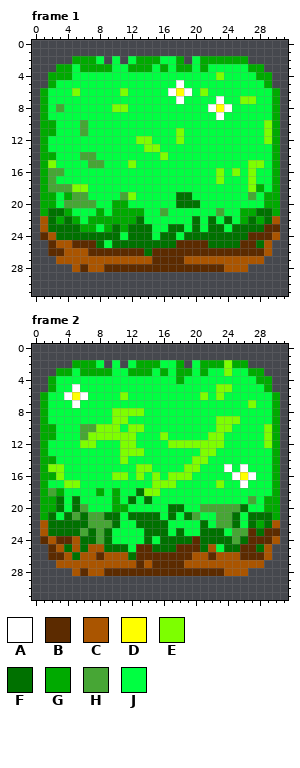
Edited in one commit: pixel-art file (res/TerrainSheet.aseprite). Above, as it was before the edit.
32x32 pixels, 25 frames. Colours within 5 levels of each other are drawn and written as one. Shown: frame 1, frame 2. The commit also changed other frames, which this record leaves out.
Palette (. is transparent): A #ffffff  B #5c2b00  C #aa5500  D #ffff00  E #7dff00  F #007100  G #00aa00  H #47a635  J #00ff41
The result:
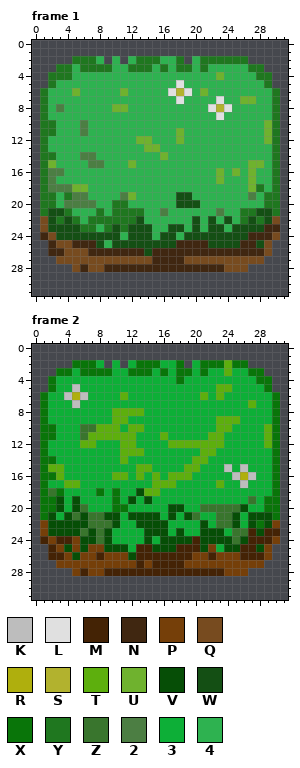
Colours new in this view: K #bdbdbd  L #e0e0e0  M #442305  N #402711  P #753f09  Q #774b1f  R #afaf0d  S #b2b22e  T #5daf0d  U #6fb22e  V #064e06  W #144f14  X #097509  Y #1f771f  Z #39752d  2 #4c7e43  3 #0daf37  4 #2eb250
From old to new:
colour D: #ffff00 -> #bebe0e
Changed rows in their new state; - is a pixel that keeps its letter.
Frame 1:
first column x 1:
 2 ----YYY4-4-4YYY44Y-4YYYYYY----
 3 --YY4YYYY44YYY4Y4YY4Y44444YY--
 4 -YYY444444444444444444U4444YY-
 5 -Y444444444444444L4444444444Y-
 6 Y444U44444U44444LSL4U44444444Y
 7 Y4444444444444444L4444L44UU44Y
 8 Y42444444UU4444444444LSL44444Y
 9 Y444444444444444444444L444444Y
10 YY44424444444444444444444444UY
11 YY444244444444444U4444444444UY
12 Y44444444444UU444U4444444444UY
13 Y444444444444UU44444444444444Y
14 YY4442244444444U4444444444444Y
15 YU444422444U44444444444444UU4Y
16 Y224444444444444444444U4U4U44Y
17 Y244444444444444444444U444U44Y
18 Y222UU44444444444444444444UY4Y
19 YY4Y2244442U44444WW444444424YY
20 YY4222244YY444444WWW44444444YY
21 YWWY444Y4YYYY442444444244YYWWY
22 QWYWY4YYYYYYW444444W4W4W4YWYWQ
23 QWWWWYY4YWYWWW44WW4W4WW4WWWWNN
24 NQWWWWWWWW4WWW4WW4WWWWWWWWNNNQ
25 -NQQNNNW4WWWWWWWWNNNNWWWWNNWQ-
26 -NNQQQNNNNNNNWNNNNNNNNNNNNNNQ-
27 --QQQQQQQQQQQQNNNNQQQQQQQQQQ--
28 ----QNQQNNNNNNNNNNNNNNNQQQ----
Frame 2:
first column x 1:
 2 ----XXX3-3-3XXX33X-3XXXTXX----
 3 --XX3XXXX33XXX3X3XX3X33T33XX--
 4 -X333333333333333X333333333XX-
 5 -X33K33333333333333333TT3333X-
 6 X33KRK3333T333333333T3T333333X
 7 X333K333333333333333333333T33X
 8 X33333333TTTT3333333333333333X
 9 X33333333TT33333333333TTT3333X
10 XX333ZZTTT3TT333333333TT3333TX
11 XX333ZTTTTTT333T33333TT33333TX
12 X3333TT333TT3333TTTTTTT33333TX
13 X333333333TTT3333333TT3333333X
14 XX33333333T33333333TT33333333X
15 XTT333333333TT3333TT333K3K333X
16 XXT333333TT3T3T3TTT33333KRK33X
17 X33TT333333333TTT33333T33K333X
18 XZX3333X3X33VTT33333333333333X
19 XXV3V3333X3V3V333333333333Z3XX
20 XXV3VZ333XX33333VV33ZZZZZV33XX
21 XV3VZVZZVV3VVVV3V3VZ33ZZV3VVVX
22 PVVVVVZZZV33VVVV3333V3ZZV3VXVP
23 PVVVVZVZV3333VVV3V33VVV3ZZMVMM
24 MPMMPVVZV3333V3VVVVMVVVVZVMMMP
25 -MPVPVPPVVV3MMVVVMMMVP3VVMMVP-
26 -MMPVPPMPPPVMMMMMMMPPMPPPMMMP-
27 --PPPPPPPPPPMPMMMMPPPPPPPPPP--
28 ----PMPPMMMMMMMMMMMMMMMPPP----
Changed places in both pictures, as pixel boxes (x1, y1, x2, y2):
changed: (40, 56, 280, 272)
changed: (40, 360, 280, 576)
